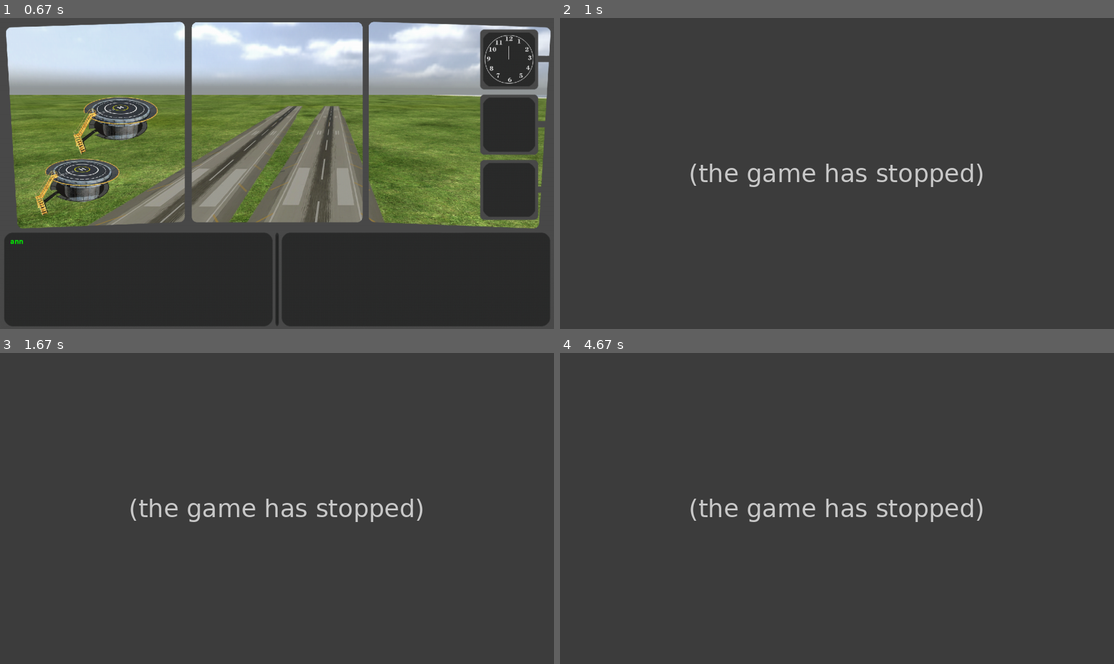
Above: before the commit, frames 1-4 (two rows, left to right).
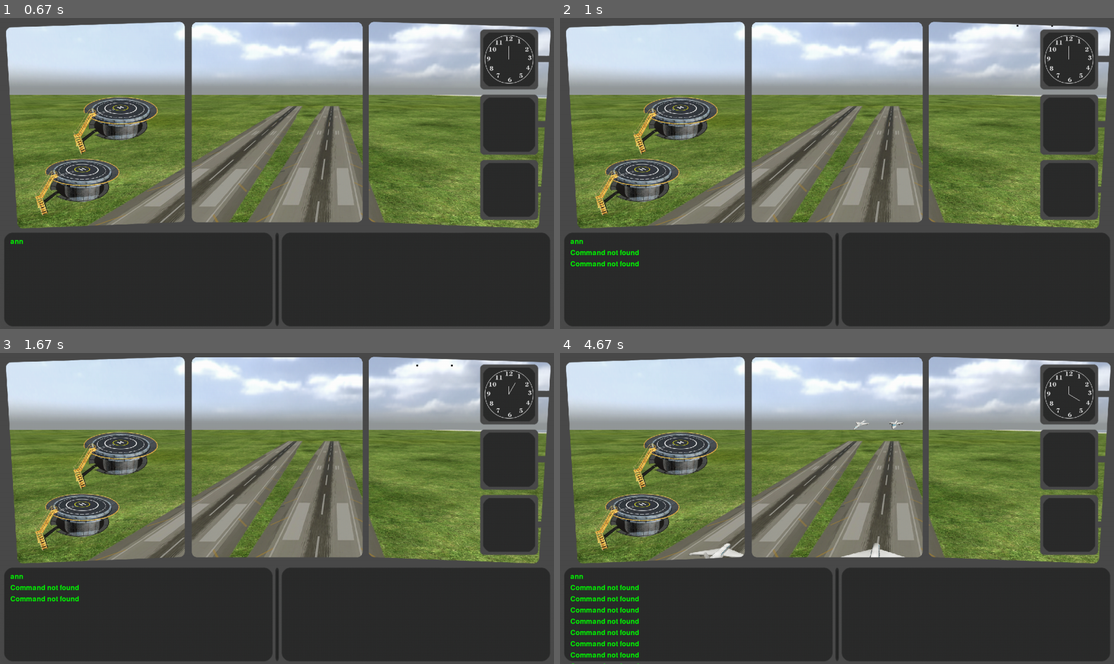
Above: after the commit, the same moments.

Repository: Calrission/AirportDispatcherPygame
Game: pygame game, started from main.py
The game is run twice, just before and just after one commit, with the same random seed, the same clock (stepped at 60 frames per second) and the same inputs.
Inputs:
- Up to frame 1 (0.67 s): type "ann" at 0.33 s
- Up to frame 2 (1 s): tap Enter at 0.67, 0.88 s
- Up to frame 3 (1.67 s): no input
- Up to frame 4 (4.67 s): tap Enter at 2.32, 2.72, 3.02, 3.27, 3.6, 3.9, 4.1, 4.4 s

Frame 1 is identical in both runs. In frame 2, 53% of the frame differs, in the area x 1-100%, y 1-99%; in frame 3, 53%; in frame 4, 53%, in the area x 1-100%, y 1-100%.
Error before the commit: ValueError: Command with prefix='ann' not found (CommandFactory.py line 16); the game stopped at 0.67 s (later frames are placeholders)

Commit message:
add requirements contract between CommandExecutor.py and Command.py

Diff:
--- a/Commands/Command.py
+++ b/Commands/Command.py
@@ -1,15 +1,28 @@
+from typing import Type
+
+
 class Command:
-
     @staticmethod
     def get_command_prefix():
-        return "Test"
+        return "test"
 
     def __init__(self):
-        self.__params = []
+        self._params = []
 
     def parse_text_command(self, text: str):
         if len(text) != 0:
-            self.__params = text.split(" ") if " " in text else [text]
+            self._params = text.split(" ") if " " in text else [text]
 
-    def execute(self, **kwargs):
-        print(f"Hello, I am test command :)\nYour {self.__params=}")
+    def execute(self, *args):
+        print(f"Hello, I am test command :)\nYour {self._params=}")
+
+    @staticmethod
+    def _get_requirement(requirement: Type, objects: tuple):
+        for i in objects:
+            if i.__class__ == requirement:
+                return i
+        return None
+
+    @staticmethod
+    def get_requirements():
+        return []
--- a/Commands/CommandExecutor.py
+++ b/Commands/CommandExecutor.py
@@ -1,16 +1,21 @@
-from AircraftController import AircraftController
+from typing import Type
 from Commands.Command import Command
-from MultiLineText import MultiLineText
 
 
 class CommandExecutor:
-    def __init__(self, aircraft: AircraftController, out: MultiLineText):
-        self.aircraft = aircraft
-        self.out = out
+    def __init__(self, *args):
+        self.requirements = args
         self.commands_history = []
-        self.__command_fun = {
-            Command: lambda command: command.execute()
-        }
 
     def execute(self, command: Command):
-        self.__command_fun[command.__class__](command)
+        requirements = self.get_requirements_for_command(command.__class__)
+        command.execute(*requirements)
+
+    def get_requirements_for_command(self, command: Type[Command]):
+        return [self.__get_requirement(i) for i in command.get_requirements()]
+
+    def __get_requirement(self, requirement: Type):
+        for i in self.requirements:
+            if i.__class__ == requirement:
+                return i
+        return None
--- a/Commands/CommandFactory.py
+++ b/Commands/CommandFactory.py
@@ -1,18 +1,17 @@
-import const
+from const import prefix_commands
 from Commands.Command import Command
 
 
 class CommandFactory:
-    commands = {i.get_command_prefix(): i for i in const.commands}
 
     @staticmethod
-    def get_command(text: str) -> Command:
+    def get_command(text: str) -> Command | None:
         text = text.split(" ")
         prefix = text[0]
         text = " ".join(text[1:])
-        if prefix in CommandFactory.commands:
-            command = CommandFactory.commands[prefix]()
+        if prefix in prefix_commands:
+            command = prefix_commands[prefix]()
         else:
-            raise ValueError(f"Command with {prefix=} not found")
+            return None
         command.parse_text_command(text)
         return command
--- a/Commands/TestOutCommand.py
+++ b/Commands/TestOutCommand.py
@@ -1,5 +1,17 @@
 from Commands.Command import Command
+from MultiLineText import MultiLineText
 
 
 class TestOutCommand(Command):
-    pass
+
+    @staticmethod
+    def get_command_prefix():
+        return "print"
+
+    @staticmethod
+    def get_requirements():
+        return [MultiLineText]
+
+    def execute(self, *args):
+        out: MultiLineText = self._get_requirement(MultiLineText, args)
+        out.add_text(" ".join(self._params))
--- a/Terminals/CommandInputTerminal.py
+++ b/Terminals/CommandInputTerminal.py
@@ -10,6 +10,6 @@
     def _enter_user_line(self, text: str):
         command = CommandFactory.get_command(text)
         if command is None:
-            self._text_view.add_text("Command not found")
+            self.text_view.add_text("Command not found")
         else:
             self.command_detect(command)
--- a/Terminals/InputTerminal.py
+++ b/Terminals/InputTerminal.py
@@ -6,15 +6,15 @@
 
 class InputTerminal:
     def __init__(self, x, y, w, h):
-        self._text_view = MultiLineText(x, y, w, h, color="green", size=16)
+        self.text_view = MultiLineText(x, y, w, h, color="green", size=16)
         self.active_input = True
         self.rect = pygame.Rect((x, y, w, h))
 
     def clear(self):
-        self._text_view.change_text("")
+        self.text_view.change_text("")
 
     def refresh(self, screen: Surface):
-        self._text_view.refresh(screen)
+        self.text_view.refresh(screen)
 
     def tick(self):
         for event in pygame.event.get():
@@ -23,17 +23,17 @@
     def parse_event(self, event):
         if event.type == pygame.KEYDOWN and self.active_input:
             if event.key == pygame.K_RETURN:
-                if len(self._text_view.text_lines) != 0:
-                    self._enter_user_line(self._text_view.get_last())
-                self._text_view.new_line()
+                if len(self.text_view.text_lines) != 0:
+                    self._enter_user_line(self.text_view.get_last())
+                self.text_view.new_line()
             elif event.key == pygame.K_BACKSPACE:
-                self._text_view.remove_last()
+                self.text_view.remove_last()
             else:
                 sim = event.unicode
-                if len(self._text_view.text_lines) == 0:
-                    self._text_view.add_text(sim)
+                if len(self.text_view.text_lines) == 0:
+                    self.text_view.add_text(sim)
                 else:
-                    self._text_view.add_last(sim)
+                    self.text_view.add_last(sim)
 
     def _enter_user_line(self, text: str):
         pass
--- a/const.py
+++ b/const.py
@@ -1,4 +1,5 @@
 from Commands.Command import *
+from Commands.TestOutCommand import TestOutCommand
 
 screen_width = 1280
 screen_height = 720
@@ -11,5 +12,6 @@
 hour_length = 18
 
 commands = [
-    Command
+    Command, TestOutCommand
 ]
+prefix_commands = {i.get_command_prefix(): i for i in commands}
--- a/main.py
+++ b/main.py
@@ -57,7 +57,7 @@
     # scenario.load('test.scen')
 
     terminalController = TerminalController(smart_screen)
-    commandExecutor = CommandExecutor(aircraft=controller, out=terminalController.output_terminal)
+    commandExecutor = CommandExecutor(controller, terminalController.input_terminal.text_view)
     terminalController.input_terminal.command_detect = lambda command: commandExecutor.execute(command)
 
     running = True
